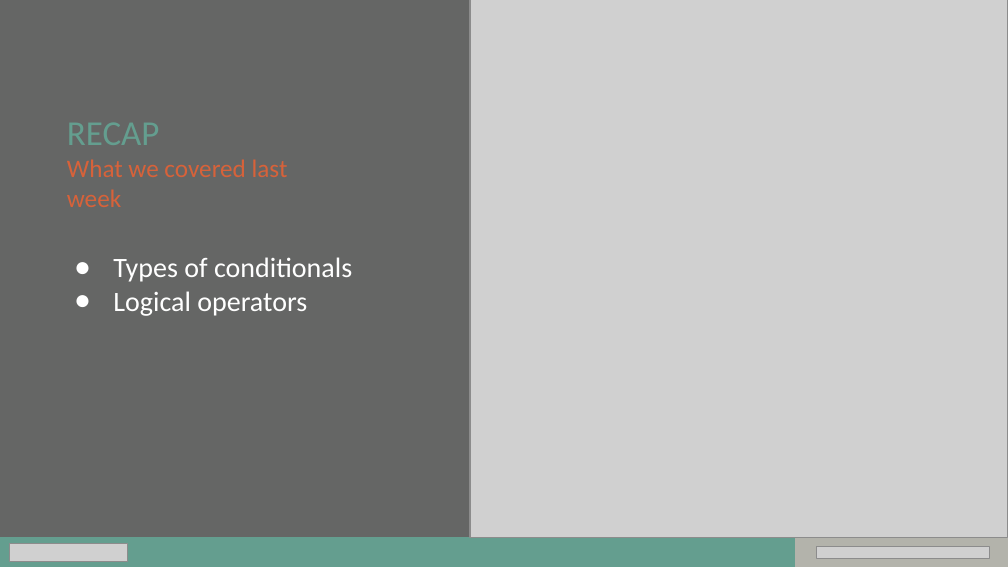
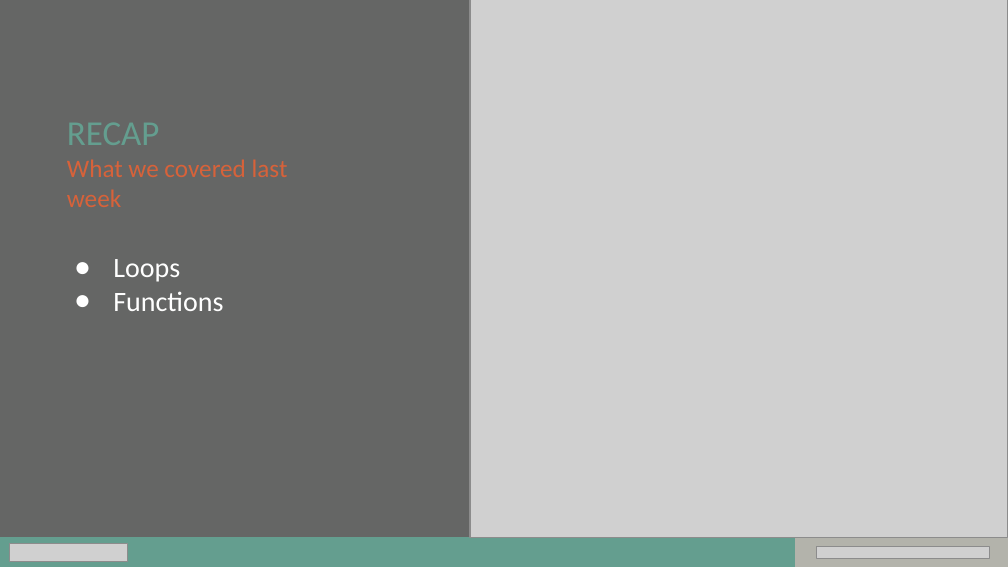
Before and after one commit to xolaCS/Interactive-Web-Apps-Sept-2021, a slide deck: slide 4 of diagrams/Intro To Object Oriented Programming.pptx (slide 3 before the commit). Drawn at 1008x567 pixels with LibreOffice and Linux fonts; fonts in the diff are those of the drawing; grey boxes stand for pictures. Boxes give left, top, right and bottom in pixels: in the first picture for what was removed or moved away, otherwise in the second. Text is boxed around its words. In the diff, an @@ line names an element or a change of style, - is before the commit and + after.

```diff
--- a/diagrams/Intro To Object Oriented Programming.pptx
+++ b/diagrams/Intro To Object Oriented Programming.pptx
@@ text at [113,259,223,311]: text changed @@
-● Types of conditionals
-● Logical operators
+● Loops
+● Functions
```
Also in this commit, not shown: 1 other slide changed, 1 slide added, 2 other files.
